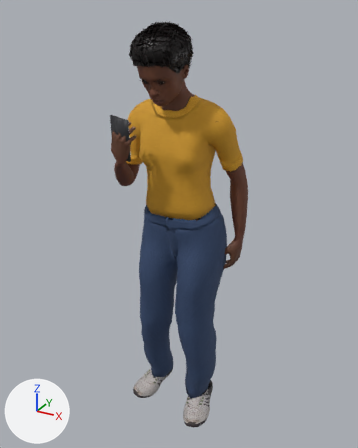
One commit to the glTF model assets/props/people-zoe-stand-phone.glb: the scene before it, then after it.
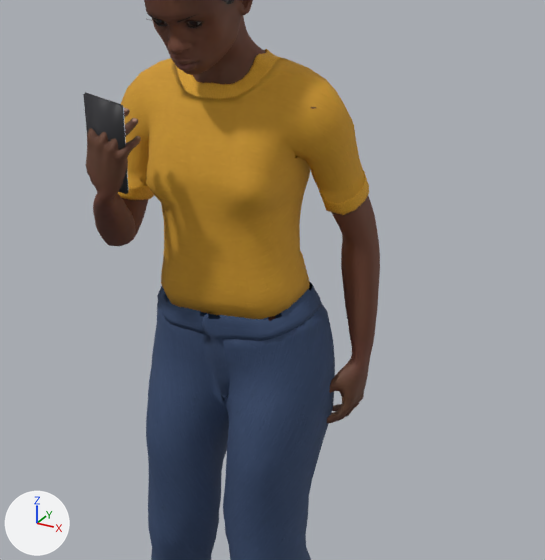
Each version is shown whole from a 50 mm lens placed at (0.82, -1.433, 0.6), pointed at (0.016, 0.029, -0.13), then close up on the part from 20% to 91% of the width and 16% to 74% of the height. Lighting does not change. The marker at lower left points along +X, +Y and +Z. The last two pictures show the newer version. Vertices at exactly the same position are counted once.

Names of what the first close-up shows: 'people-zoe-stand-phone'.
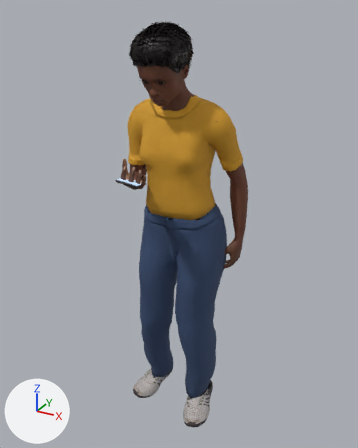
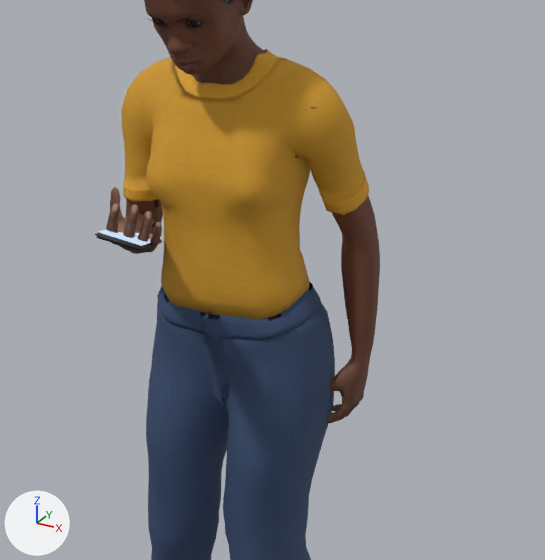
The newer file is also turned or shifted as a whole; pictures and numbers use the older file's frame.

Where the change shows, as pixel boxes (x1, y1, x2, y2) in the close-ups (545 x 560 px; the box of a moved part takes in the faces that stretch with it):
'people-zoe-stand-phone', reshaped: before (83, 0, 380, 560); after (95, 0, 380, 560)
part 1 of me_base_001, moved or reshaped: before (83, 92, 129, 194); after (95, 232, 162, 251)
part 2 of me_base_001, moved or reshaped: before (123, 106, 129, 190); after (98, 230, 161, 246)
part 3 of me_base_001, moved or reshaped: before (86, 0, 261, 246); after (106, 20, 254, 254)

Edits to the bpy script that builds the scene:
```text
Change me_base_001:
    used by ob_people_zoe_stand_phone; location = (0.0, 0.0, 0.0)
    remove me_base_001.from_pydata(...)  # 19319 vertices, 34756 faces; spans x -0.24..0.23, y -0.16..0.21, z -1.0..0.56
    add me_base_001.from_pydata(...)  # 19327 vertices, 34734 faces; spans x -0.21..0.23, y -0.26..0.21, z -1.0..0.56
    me_base_001 part 1: the loose piece of 32 vertices spanning x -0.15..-0.06, y -0.16..-0.12, z 0.13..0.29 is multiplied about its middle by the matrix ((0.975, 0.011, 0.222), (0.185, 0.509, -0.84), (-0.122, 0.861, 0.494)), then moved by (0.07, -0.04, -0.12)
    me_base_001 part 2: the loose piece of 8 vertices spanning x -0.15..-0.06, y -0.16..-0.12, z 0.14..0.28 is multiplied about its middle by the matrix ((0.975, 0.012, 0.222), (0.185, 0.509, -0.84), (-0.123, 0.86, 0.495)), then moved by (0.07, -0.04, -0.12)
    me_base_001 part 3: 294 vertices moved from x -0.23..0.07, y -0.12..0.13, z -0.09..0.55 to x -0.21..0.07, y -0.12..0.13, z -0.09..0.55; 2152 vertices removed from x -0.24..0.06, y -0.16..0.13, z -0.02..0.55; 2160 vertices added at x -0.21..0.06, y -0.22..0.13, z -0.03..0.55
    other edits to the shape of me_base_001 do not show in these pictures
```
